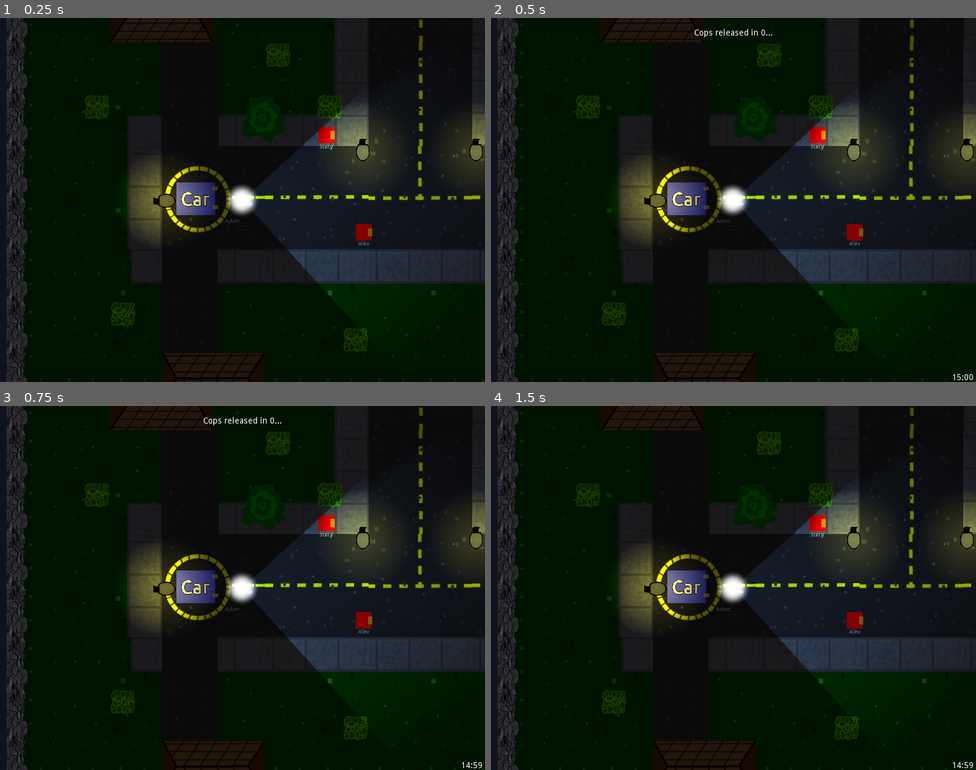
Above: before the commit, frames 1-4 (two rows, left to right).
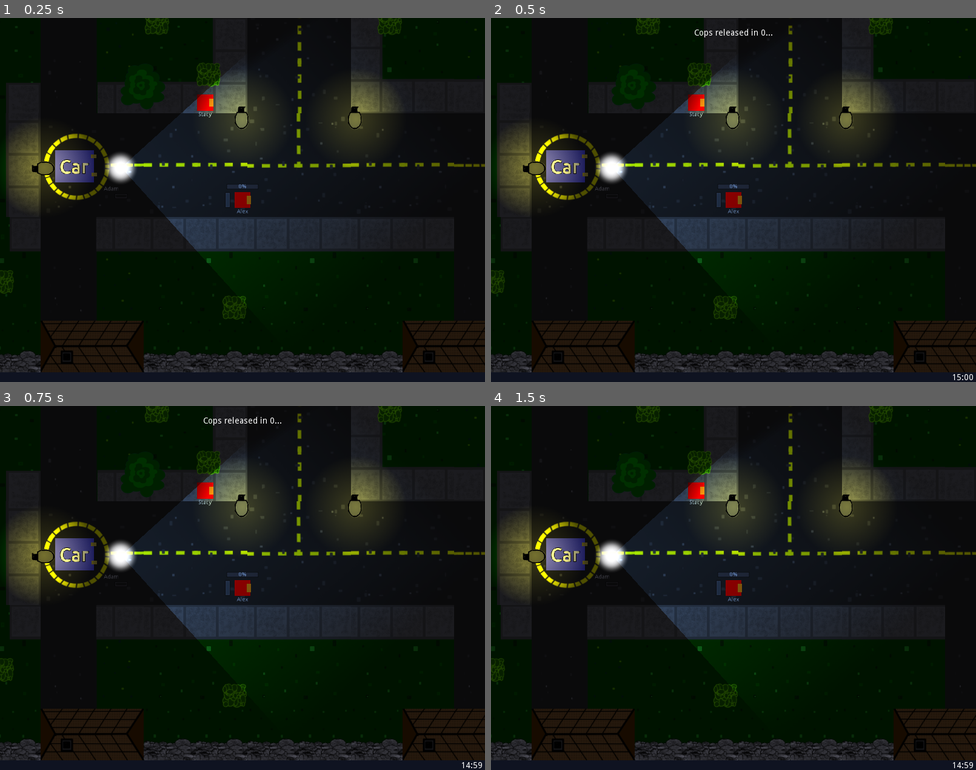
Above: after the commit, the same moments.

Repository: FugitiveTheGame/Fugitive
Game: Godot game, scene res://maps/map_01/Map_01_dev.tscn
The game is run twice, just before and just after one commit, with the same random seed, the same clock (stepped at 60 frames per second) and the same inputs. This scene is started directly instead of the project's main scene.
Inputs:
- Up to frame 1 (0.25 s): no input
- Up to frame 2 (0.5 s): no input
- Up to frame 3 (0.75 s): hold Right (ui_right) from 0.53 s (still down); hold E (use) from 0.53 s (still down)
- Up to frame 4 (1.5 s): tap Enter at 1.25 s; release Right (ui_right) at 1.28 s; release E (use) at 1.28 s; hold Down (ui_down) from 1.28 s (still down); tap H (car_horn) at 1.35 s

The runs differ from the first frame. In frame 1, 38% of the frame differs, in the area x 0-100%, y 0-100%; in frame 2, 38%; in frame 3, 38%; in frame 4, 38%.
Error in both runs: Assertion failed. (res://maps/map_01/Map_01_dev.gd:29)

Commit message:
Working on the motion sensor actor

Diff:
--- /dev/null
+++ b/actors/motion_sensor/MotionSensor.gd
@@ -0,0 +1,82 @@
+extends Node2D
+class_name MotionSensor
+
+const CONE_WIDTH = deg2rad(25.0)
+const CONE_OFFSET = deg2rad(90.0)
+const MAX_VISION_DISTANCE := 256.0
+const MIN_VISION_DISTANCE := 128.0
+const ALL_VISION_DISTANCE := 96.0
+
+onready var rayCaster := $RayCast2D
+
+var is_turned_on := true
+
+func _ready():
+	add_to_group(Groups.LIGHTS)
+
+func _on_MotionSensorArea_body_entered(body):
+	if is_turned_on and not $Light2D.enabled:
+		if get_tree().is_network_server():
+			trigger_light()
+			rpc('trigger_light')
+
+remote func trigger_light():
+	$Light2D.enabled = true
+	$LightTriggerAudio.play()
+	$AutoOffTimer.start()
+
+func process_hider(hider: Hider):
+	# Only process if this sensor is on, and the light is currently on
+	if not self.is_turned_on and not $Light2D.enabled:
+		return
+
+	# Cast a ray between the seeker and this hider
+	var look_vec = to_local(hider.global_position)
+	var distance = look_vec.length()
+
+	# Quick reject, ray casting is slightly expensive, don't do it if we don't have to
+	if distance <= MAX_VISION_DISTANCE:
+
+		rayCaster.cast_to = look_vec
+		rayCaster.force_raycast_update()
+
+		if(rayCaster.is_colliding()):
+
+			var bodySeen = rayCaster.get_collider()
+			# If the ray hits a wall or something else first, then this Hider is fully occluded
+			if(bodySeen == hider):
+				# If very close to the light, set full visible
+				if distance <= ALL_VISION_DISTANCE:
+					hider.update_visibility(1.0)
+				# Otherwise do normal visibility cone
+				else:
+					var look_angle = atan2(look_vec.y, look_vec.x) - CONE_OFFSET
+					if(look_angle < CONE_WIDTH and look_angle  > -CONE_WIDTH and distance <= MAX_VISION_DISTANCE):
+
+						# At a given distance, fade the hider out
+						var distance_visibility: float
+
+						# Hider is too far away, make invisible regardless of FOV visibility
+						if distance > MAX_VISION_DISTANCE:
+							distance_visibility = 0.0
+						# Hider is at the edge of distance visibility, calculate how close to the edge they are
+						elif distance > MIN_VISION_DISTANCE:
+							var x = distance - MIN_VISION_DISTANCE
+							distance_visibility = 1.0 - (x / (MAX_VISION_DISTANCE-MIN_VISION_DISTANCE))
+						# Hider is well with-in visible distance, we won't modify the FOV visibility at all
+						else:
+							distance_visibility = 1.0
+
+						# If hider is in the center of the FOV, they are fully visible
+						# otherwise, they will gradually fade out the further out to the edges
+						# of the FOV they are. Outside the FOV cone, they are invisible.
+						var fov_visibility = 1.0 - clamp(abs(look_angle / CONE_WIDTH), 0.0, 1.0)
+
+						# FOV visibility can be faded out if at edge of distance visibility
+						var percent_visible = fov_visibility * distance_visibility
+
+						percent_visible = clamp(percent_visible, 0.0, 1.0)
+						hider.update_visibility(percent_visible)
+
+func _on_AutoOffTimer_timeout():
+	$Light2D.enabled = false
--- /dev/null
+++ b/actors/motion_sensor/MotionSensor.tscn
@@ -0,0 +1,54 @@
+[gd_scene load_steps=5 format=2]
+
+[ext_resource path="res://actors/motion_sensor/MotionSensor.gd" type="Script" id=1]
+[ext_resource path="res://actors/motion_sensor/light.png" type="Texture" id=2]
+[ext_resource path="res://actors/motion_sensor/light.ogg" type="AudioStream" id=3]
+
+[sub_resource type="RectangleShape2D" id=1]
+extents = Vector2( 63.2073, 127.623 )
+
+[node name="MotionSensor" type="Node2D"]
+script = ExtResource( 1 )
+
+[node name="DebugRect" type="ColorRect" parent="."]
+visible = false
+margin_left = -10.0
+margin_right = 10.0
+margin_bottom = 20.0
+color = Color( 0.309804, 0.294118, 0.443137, 1 )
+__meta__ = {
+"_edit_use_anchors_": false
+}
+
+[node name="MotionSensorArea" type="Area2D" parent="."]
+collision_layer = 0
+collision_mask = 6
+
+[node name="CollisionShape2D" type="CollisionShape2D" parent="MotionSensorArea"]
+position = Vector2( 0, 128 )
+shape = SubResource( 1 )
+
+[node name="Light2D" type="Light2D" parent="."]
+position = Vector2( 0, 130 )
+enabled = false
+texture = ExtResource( 2 )
+energy = 1.5
+shadow_enabled = true
+shadow_gradient_length = 1.3
+shadow_filter = 3
+shadow_filter_smooth = 11.0
+
+[node name="RayCast2D" type="RayCast2D" parent="."]
+position = Vector2( 0, 10 )
+enabled = true
+collision_mask = 5
+
+[node name="AutoOffTimer" type="Timer" parent="."]
+wait_time = 15.0
+one_shot = true
+
+[node name="LightTriggerAudio" type="AudioStreamPlayer2D" parent="."]
+stream = ExtResource( 3 )
+max_distance = 1000.0
+[connection signal="body_entered" from="MotionSensorArea" to="." method="_on_MotionSensorArea_body_entered"]
+[connection signal="timeout" from="AutoOffTimer" to="." method="_on_AutoOffTimer_timeout"]
--- a/actors/seeker/Seeker.gd
+++ b/actors/seeker/Seeker.gd
@@ -37,72 +37,75 @@
 # Change the visibility of the Hider depending on if the
 # seeker can see them.
 func process_hider(hider: Hider):
-	# Cast a ray between the seeker and this hider
-	var look_vec = to_local(hider.global_position)
-	seeker_ray_caster.cast_to = look_vec
-	seeker_ray_caster.force_raycast_update()
 
-	# Calculate the angle of this ray from the cetner of the Seeker's FOV
-	var look_angle = atan2(look_vec.y, look_vec.x)
+	# Distance between Hider and Seeker
+	var distance = global_position.distance_to(hider.global_position)
 
-	# Only if ray is colliding. If it's not, and we try to do logic,
-	# wierd stuff happens
-	if(seeker_ray_caster.is_colliding()):
-		var bodySeen = seeker_ray_caster.get_collider()
+	# Quick reject
+	if distance <= MAX_DETECT_DISTANCE:
+		# Cast a ray between the seeker and this hider
+		var look_vec = to_local(hider.global_position)
+		seeker_ray_caster.cast_to = look_vec
+		seeker_ray_caster.force_raycast_update()
 
-		# If the ray hits a wall or something else first, then this Hider is fully occluded
-		if(bodySeen == hider):
-			# Distance between Hider and Seeker
-			var distance = global_position.distance_to(hider.global_position)
+		# Only if ray is colliding. If it's not, and we try to do logic,
+		# wierd stuff happens
+		if(seeker_ray_caster.is_colliding()):
+			var bodySeen = seeker_ray_caster.get_collider()
 
-			# To be detected, the Hider must be inside the Seeker's FOV cone.
-			#
-			# Some extra game logic for distance, should have to be some what close to "detect"
-			# the Hider for gameplay purposes
-			if(look_angle < CONE_WIDTH and look_angle  > -CONE_WIDTH and distance <= MAX_DETECT_DISTANCE):
+			# If the ray hits a wall or something else first, then this Hider is fully occluded
+			if(bodySeen == hider):
+				# Calculate the angle of this ray from the cetner of the Seeker's FOV
+				var look_angle = atan2(look_vec.y, look_vec.x)
 
-				# Don't allow capture while in a car, or while in a win zone
-				if self.car == null and (not is_in_winzone(hider)):
-					# Every client is running this part of the sim
-					# But only let the server actually dispatch this very important RPC
-					if not hider.frozen and get_tree().is_network_server():
-						hider.freeze()
-						rpc('record_capture')
+				# To be detected, the Hider must be inside the Seeker's FOV cone.
+				#
+				# Some extra game logic for distance, should have to be some what close to "detect"
+				# the Hider for gameplay purposes
+				if(look_angle < CONE_WIDTH and look_angle  > -CONE_WIDTH and distance <= MAX_DETECT_DISTANCE):
 
-			############################################
-			# Begin visibility calculations
-			############################################
+					# Don't allow capture while in a car, or while in a win zone
+					if self.car == null and (not is_in_winzone(hider)):
+						# Every client is running this part of the sim
+						# But only let the server actually dispatch this very important RPC
+						if not hider.frozen and get_tree().is_network_server():
+							hider.freeze()
+							rpc('record_capture')
 
-			# At a given distance, fade the hider out
-			var distance_visibility: float
+				############################################
+				# Begin visibility calculations
+				############################################
 
-			# Hider is too far away, make invisible regardless of FOV visibility
-			if distance > MAX_VISION_DISTANCE:
-				distance_visibility = 0.0
-			# Hider is at the edge of distance visibility, calculate how close to the edge they are
-			elif distance > MIN_VISION_DISTANCE:
-				var x = distance - MIN_VISION_DISTANCE
-				distance_visibility = 1.0 - (x / (MAX_VISION_DISTANCE-MIN_VISION_DISTANCE))
-			# Hider is well with-in visible distance, we won't modify the FOV visibility at all
-			else:
-				distance_visibility = 1.0
+				# At a given distance, fade the hider out
+				var distance_visibility: float
 
-			# If hider is in the center of Seeker's FOV, they are fully visible
-			# otherwise, they will gradually fade out the further out to the edges
-			# of the FOV they are. Outside the FOV cone, they are invisible.
-			var fov_visibility = 1.0 - clamp(abs(look_angle / CONE_WIDTH), 0.0, 1.0)
+				# Hider is too far away, make invisible regardless of FOV visibility
+				if distance > MAX_VISION_DISTANCE:
+					distance_visibility = 0.0
+				# Hider is at the edge of distance visibility, calculate how close to the edge they are
+				elif distance > MIN_VISION_DISTANCE:
+					var x = distance - MIN_VISION_DISTANCE
+					distance_visibility = 1.0 - (x / (MAX_VISION_DISTANCE-MIN_VISION_DISTANCE))
+				# Hider is well with-in visible distance, we won't modify the FOV visibility at all
+				else:
+					distance_visibility = 1.0
 
-			# FOV visibility can be faded out if at edge of distance visibility
-			var percent_visible = fov_visibility * distance_visibility
+				# If hider is in the center of Seeker's FOV, they are fully visible
+				# otherwise, they will gradually fade out the further out to the edges
+				# of the FOV they are. Outside the FOV cone, they are invisible.
+				var fov_visibility = 1.0 - clamp(abs(look_angle / CONE_WIDTH), 0.0, 1.0)
 
-			# If the hider is moving at all, make them a little visible
-			# regaurdless of FOV/Distance
-			if hider.is_moving_fast():
-				percent_visible += SPRINT_VISIBILITY_PENALTY
-			elif hider.is_moving():
-				percent_visible += MOVEMENT_VISIBILITY_PENALTY
-			percent_visible = clamp(percent_visible, 0.0, 1.0)
-			#print("visible: %f" % percent_visible)
+				# FOV visibility can be faded out if at edge of distance visibility
+				var percent_visible = fov_visibility * distance_visibility
 
-			# The hider's set visibility method will handle the visible effects of this
-			hider.update_visibility(percent_visible)
+				# If the hider is moving at all, make them a little visible
+				# regaurdless of FOV/Distance
+				if hider.is_moving_fast():
+					percent_visible += SPRINT_VISIBILITY_PENALTY
+				elif hider.is_moving():
+					percent_visible += MOVEMENT_VISIBILITY_PENALTY
+				percent_visible = clamp(percent_visible, 0.0, 1.0)
+				#print("visible: %f" % percent_visible)
+
+				# The hider's set visibility method will handle the visible effects of this
+				hider.update_visibility(percent_visible)
--- a/actors/street_light/StreetLight.gd
+++ b/actors/street_light/StreetLight.gd
@@ -3,7 +3,7 @@
 
 export (int) var illumination_range := 196
 
-onready var rayCaster := $RayCast2D
+onready var rayCaster := $StaticBody2D/RayCast2D
 
 func _ready():
 	add_to_group(Groups.LIGHTS)
@@ -14,7 +14,7 @@
 	var distance = lookVec.length()
 
 	# Quick reject, ray casting is slightly expensive, don't do it if we don't have to
-	if distance < illumination_range:
+	if distance <= illumination_range:
 		rayCaster.cast_to = lookVec
 		rayCaster.force_raycast_update()
 
--- a/actors/street_light/StreetLight.tscn
+++ b/actors/street_light/StreetLight.tscn
@@ -21,13 +21,14 @@
 shadow_filter = 3
 shadow_filter_smooth = 11.0
 
-[node name="RayCast2D" type="RayCast2D" parent="."]
-enabled = true
-collision_mask = 5
-
 [node name="StaticBody2D" type="StaticBody2D" parent="."]
 position = Vector2( 20, 0 )
 collision_mask = 0
 
 [node name="CollisionShape2D" type="CollisionShape2D" parent="StaticBody2D"]
 shape = SubResource( 1 )
+
+[node name="RayCast2D" type="RayCast2D" parent="StaticBody2D"]
+position = Vector2( -20, 0 )
+enabled = true
+collision_mask = 5
--- a/maps/map_01/Map_01.tscn
+++ b/maps/map_01/Map_01.tscn
@@ -8,6 +8,7 @@
 [ext_resource path="res://actors/car_wall/CarWall.tscn" type="PackedScene" id=6]
 [ext_resource path="res://actors/car/Car.tscn" type="PackedScene" id=7]
 [ext_resource path="res://actors/street_light/StreetLight.tscn" type="PackedScene" id=8]
+[ext_resource path="res://actors/motion_sensor/MotionSensor.tscn" type="PackedScene" id=9]
 
 [node name="base" instance=ExtResource( 1 )]
 script = ExtResource( 5 )
@@ -32,89 +33,96 @@
 format = 1
 tile_data = PoolIntArray( -4718581, -1073741824, 0, -4718558, -1073741824, 0, -4718557, -1073741824, 0, -4718540, -1073 …(3076 unchanged characters)…
 
-[node name="StreetLight" parent="map" index="3" instance=ExtResource( 8 )]
+[node name="StreetLights" type="Node2D" parent="map" index="3"]
+
+[node name="StreetLight" parent="map/StreetLights" index="0" instance=ExtResource( 8 )]
 position = Vector2( 500, 270 )
 rotation = -1.57079
 
-[node name="StreetLight22" parent="map" index="4" instance=ExtResource( 8 )]
+[node name="StreetLight22" parent="map/StreetLights" index="1" instance=ExtResource( 8 )]
 position = Vector2( 2040, -2920 )
 
-[node name="StreetLight19" parent="map" index="5" instance=ExtResource( 8 )]
+[node name="StreetLight19" parent="map/StreetLights" index="2" instance=ExtResource( 8 )]
 position = Vector2( 1270, 380 )
 
-[node name="StreetLight20" parent="map" index="6" instance=ExtResource( 8 )]
+[node name="StreetLight20" parent="map/StreetLights" index="3" instance=ExtResource( 8 )]
 position = Vector2( 780, 270 )
 rotation = -1.57079
 
-[node name="StreetLight21" parent="map" index="7" instance=ExtResource( 8 )]
+[node name="StreetLight21" parent="map/StreetLights" index="4" instance=ExtResource( 8 )]
 position = Vector2( 10, 390 )
 rotation = -3.14159
 
-[node name="StreetLight2" parent="map" index="8" instance=ExtResource( 8 )]
+[node name="StreetLight2" parent="map/StreetLights" index="5" instance=ExtResource( 8 )]
 position = Vector2( 760, -1520 )
 
-[node name="StreetLight14" parent="map" index="9" instance=ExtResource( 8 )]
+[node name="StreetLight14" parent="map/StreetLights" index="6" instance=ExtResource( 8 )]
 position = Vector2( 10, -4340 )
 rotation = 3.14159
 
-[node name="StreetLight15" parent="map" index="10" instance=ExtResource( 8 )]
+[node name="StreetLight15" parent="map/StreetLights" index="7" instance=ExtResource( 8 )]
 position = Vector2( 4110, -4080 )
 rotation = 3.14159
 
-[node name="StreetLight16" parent="map" index="11" instance=ExtResource( 8 )]
+[node name="StreetLight16" parent="map/StreetLights" index="8" instance=ExtResource( 8 )]
 position = Vector2( 2060, -4110 )
 rotation = 1.57079
 
-[node name="StreetLight17" parent="map" index="12" instance=ExtResource( 8 )]
+[node name="StreetLight17" parent="map/StreetLights" index="9" instance=ExtResource( 8 )]
 position = Vector2( 1800, -2920 )
 rotation = 3.14159
 
-[node name="StreetLight18" parent="map" index="13" instance=ExtResource( 8 )]
+[node name="StreetLight18" parent="map/StreetLights" index="10" instance=ExtResource( 8 )]
 position = Vector2( 2030, -1550 )
 rotation = 1.57079
 
-[node name="StreetLight3" parent="map" index="14" instance=ExtResource( 8 )]
+[node name="StreetLight3" parent="map/StreetLights" index="11" instance=ExtResource( 8 )]
 position = Vector2( 4070, 30 )
 rotation = -1.57079
 
-[node name="StreetLight4" parent="map" index="15" instance=ExtResource( 8 )]
+[node name="StreetLight4" parent="map/StreetLights" index="12" instance=ExtResource( 8 )]
 position = Vector2( 3870, 30 )
 rotation = -1.57079
 
-[node name="StreetLight5" parent="map" index="16" instance=ExtResource( 8 )]
+[node name="StreetLight5" parent="map/StreetLights" index="13" instance=ExtResource( 8 )]
 position = Vector2( 4580, 30 )
 rotation = -1.57079
 
-[node name="StreetLight12" parent="map" index="17" instance=ExtResource( 8 )]
+[node name="StreetLight12" parent="map/StreetLights" index="14" instance=ExtResource( 8 )]
 position = Vector2( 4340, -240 )
 
-[node name="StreetLight13" parent="map" index="18" instance=ExtResource( 8 )]
+[node name="StreetLight13" parent="map/StreetLights" index="15" instance=ExtResource( 8 )]
 position = Vector2( 4110, -240 )
 rotation = 3.14159
 
-[node name="StreetLight6" parent="map" index="19" instance=ExtResource( 8 )]
+[node name="StreetLight6" parent="map/StreetLights" index="16" instance=ExtResource( 8 )]
 position = Vector2( 4380, 30 )
 rotation = -1.57079
 
-[node name="StreetLight10" parent="map" index="20" instance=ExtResource( 8 )]
+[node name="StreetLight10" parent="map/StreetLights" index="17" instance=ExtResource( 8 )]
 position = Vector2( 4072, 232 )
-rotation = -4.71238
+rotation = 1.57081
 
-[node name="StreetLight9" parent="map" index="21" instance=ExtResource( 8 )]
+[node name="StreetLight9" parent="map/StreetLights" index="18" instance=ExtResource( 8 )]
 position = Vector2( 3872, 232 )
-rotation = -4.71238
+rotation = 1.57081
 
-[node name="StreetLight8" parent="map" index="22" instance=ExtResource( 8 )]
+[node name="StreetLight8" parent="map/StreetLights" index="19" instance=ExtResource( 8 )]
 position = Vector2( 4582, 232 )
-rotation = -4.71238
+rotation = 1.57081
 
-[node name="StreetLight7" parent="map" index="23" instance=ExtResource( 8 )]
+[node name="StreetLight7" parent="map/StreetLights" index="20" instance=ExtResource( 8 )]
 position = Vector2( 4382, 232 )
-rotation = -4.71238
+rotation = 1.57081
 
-[node name="StreetLight11" parent="map" index="24" instance=ExtResource( 8 )]
+[node name="StreetLight11" parent="map/StreetLights" index="21" instance=ExtResource( 8 )]
 position = Vector2( 4220, 230 )
-rotation = -4.71238
+rotation = 1.57081
+
+[node name="MotionLights" type="Node2D" parent="map" index="4"]
+
+[node name="MotionSensor" parent="map/MotionLights" index="0" instance=ExtResource( 9 )]
+position = Vector2( 70, 0 )
 
 [node name="Seeker1" parent="PlayerSpawns" index="0"]
 position = Vector2( 90, 240 )
--- a/maps/map_01/Map_01_dev.gd
+++ b/maps/map_01/Map_01_dev.gd
@@ -3,7 +3,7 @@
 func _ready():
 	#._ready() # We want to override ready and NOT call the base impl!
 	# Change this to false to play as a Hider
-	var be_seeker := true
+	var be_seeker := false
 
 	var playerData = PlayerLobbyData.new()
 	Network.players[1] = playerData
--- a/maps/tilesets/neighborhood/ground.tres
+++ b/maps/tilesets/neighborhood/ground.tres
@@ -13,98 +13,98 @@
 [ext_resource path="res://maps/tilesets/neighborhood/sidewalk_corner_inner.png" type="Texture" id=11]
 [ext_resource path="res://maps/tilesets/neighborhood/driveway_00b.png" type="Texture" id=12]
 
-[sub_resource type="NavigationPolygon" id=24]
-vertices = PoolVector2Array( 0, 0, 256, 0, 256, 256, 0, 256 )
-polygons = [ PoolIntArray( 0, 1, 2, 3 ) ]
-
-[sub_resource type="NavigationPolygon" id=25]
-vertices = PoolVector2Array( 0, 0, 256, 0, 256, 256, 0, 256 )
-polygons = [ PoolIntArray( 0, 1, 2, 3 ) ]
-
-[sub_resource type="NavigationPolygon" id=26]
-vertices = PoolVector2Array( 0, 0, 256, 0, 256, 256, 0, 256 )
-polygons = [ PoolIntArray( 0, 1, 2, 3 ) ]
-
-[sub_resource type="NavigationPolygon" id=27]
-vertices = PoolVector2Array( 0, 0, 256, 0, 256, 256, 0, 256 )
-polygons = [ PoolIntArray( 0, 1, 2, 3 ) ]
-
-[sub_resource type="NavigationPolygon" id=28]
-vertices = PoolVector2Array( 0, 0, 256, 0, 256, 256, 0, 256 )
-polygons = [ PoolIntArray( 0, 1, 2, 3 ) ]
-
 [sub_resource type="NavigationPolygon" id=1]
 vertices = PoolVector2Array( 0, 0, 256, 0, 256, 256, 0, 256 )
 polygons = [ PoolIntArray( 0, 1, 2, 3 ) ]
 
-[sub_resource type="ConvexPolygonShape2D" id=2]
+[sub_resource type="NavigationPolygon" id=2]
+vertices = PoolVector2Array( 0, 0, 256, 0, 256, 256, 0, 256 )
+polygons = [ PoolIntArray( 0, 1, 2, 3 ) ]
+
+[sub_resource type="NavigationPolygon" id=3]
+vertices = PoolVector2Array( 0, 0, 256, 0, 256, 256, 0, 256 )
+polygons = [ PoolIntArray( 0, 1, 2, 3 ) ]
+
+[sub_resource type="NavigationPolygon" id=4]
+vertices = PoolVector2Array( 0, 0, 256, 0, 256, 256, 0, 256 )
+polygons = [ PoolIntArray( 0, 1, 2, 3 ) ]
+
+[sub_resource type="NavigationPolygon" id=5]
+vertices = PoolVector2Array( 0, 0, 256, 0, 256, 256, 0, 256 )
+polygons = [ PoolIntArray( 0, 1, 2, 3 ) ]
+
+[sub_resource type="NavigationPolygon" id=6]
+vertices = PoolVector2Array( 0, 0, 256, 0, 256, 256, 0, 256 )
+polygons = [ PoolIntArray( 0, 1, 2, 3 ) ]
+
+[sub_resource type="ConvexPolygonShape2D" id=7]
 points = PoolVector2Array( 256, 0, 256, 256, 224, 256, 224, 32, 0, 32, 0, 0 )
 
-[sub_resource type="ConvexPolygonShape2D" id=3]
+[sub_resource type="ConvexPolygonShape2D" id=8]
 points = PoolVector2Array( 0, 224, 32, 224, 32, 256, 0, 256 )
 
-[sub_resource type="NavigationPolygon" id=4]
-vertices = PoolVector2Array( 0, 0, 256, 0, 256, 256, 0, 256 )
-polygons = [ PoolIntArray( 0, 1, 2, 3 ) ]
-
-[sub_resource type="ConvexPolygonShape2D" id=5]
+[sub_resource type="NavigationPolygon" id=9]
+vertices = PoolVector2Array( 0, 0, 256, 0, 256, 256, 0, 256 )
+polygons = [ PoolIntArray( 0, 1, 2, 3 ) ]
+
+[sub_resource type="ConvexPolygonShape2D" id=10]
 points = PoolVector2Array( 32, 0, 32, 32, 0, 32, 0, 0 )
 
-[sub_resource type="ConvexPolygonShape2D" id=6]
+[sub_resource type="ConvexPolygonShape2D" id=11]
 points = PoolVector2Array( 32, 224, 32, 256, 0, 256, 0, 224 )
 
-[sub_resource type="ConvexPolygonShape2D" id=7]
+[sub_resource type="ConvexPolygonShape2D" id=12]
 points = PoolVector2Array( 224, 0, 256, 0, 256, 256, 224, 256 )
 
-[sub_resource type="NavigationPolygon" id=8]
+[sub_resource type="NavigationPolygon" id=13]
 vertices = PoolVector2Array( 0, 32, 224, 32, 224, 256, 32, 256, 32, 224, 0, 224 )
 polygons = [ PoolIntArray( 0, 1, 2, 3, 4, 5 ) ]
 
-[sub_resource type="ConvexPolygonShape2D" id=9]
+[sub_resource type="ConvexPolygonShape2D" id=14]
 points = PoolVector2Array( 0, 224, 32, 224, 32, 256, 0, 256 )
 
-[sub_resource type="ConvexPolygonShape2D" id=10]
+[sub_resource type="ConvexPolygonShape2D" id=15]
 points = PoolVector2Array( 0, 0, 256, 0, 256, 256, 224, 256, 224, 32, 0, 32 )
 
-[sub_resource type="NavigationPolygon" id=11]
-vertices = PoolVector2Array( 0, 0, 256, 0, 256, 256, 0, 256 )
-polygons = [ PoolIntArray( 0, 1, 2, 3 ) ]
-
-[sub_resource type="ConvexPolygonShape2D" id=12]
+[sub_resource type="NavigationPolygon" id=16]
+vertices = PoolVector2Array( 0, 0, 256, 0, 256, 256, 0, 256 )
+polygons = [ PoolIntArray( 0, 1, 2, 3 ) ]
+
+[sub_resource type="ConvexPolygonShape2D" id=17]
 points = PoolVector2Array( 0, 0, 32, 0, 32, 32, 0, 32 )
 
-[sub_resource type="ConvexPolygonShape2D" id=13]
+[sub_resource type="ConvexPolygonShape2D" id=18]
 points = PoolVector2Array( 224, 0, 256, 0, 256, 32, 224, 32 )
 
-[sub_resource type="ConvexPolygonShape2D" id=14]
+[sub_resource type="ConvexPolygonShape2D" id=19]
 points = PoolVector2Array( 224, 224, 256, 224, 256, 256, 224, 256 )
 
-[sub_resource type="ConvexPolygonShape2D" id=15]
+[sub_resource type="ConvexPolygonShape2D" id=20]
 points = PoolVector2Array( 0, 224, 32, 224, 32, 256, 0, 256 )
 
-[sub_resource type="NavigationPolygon" id=16]
-vertices = PoolVector2Array( 0, 0, 256, 0, 256, 256, 0, 256 )
-polygons = [ PoolIntArray( 0, 1, 2, 3 ) ]
-
-[sub_resource type="ConvexPolygonShape2D" id=17]
+[sub_resource type="NavigationPolygon" id=21]
+vertices = PoolVector2Array( 0, 0, 256, 0, 256, 256, 0, 256 )
+polygons = [ PoolIntArray( 0, 1, 2, 3 ) ]
+
+[sub_resource type="ConvexPolygonShape2D" id=22]
 points = PoolVector2Array( 0, 0, 32, 0, 32, 256, 0, 256 )
 
-[sub_resource type="ConvexPolygonShape2D" id=18]
+[sub_resource type="ConvexPolygonShape2D" id=23]
 points = PoolVector2Array( 224, 0, 256, 0, 256, 256, 224, 256 )
 
-[sub_resource type="NavigationPolygon" id=19]
-vertices = PoolVector2Array( 0, 0, 256, 0, 256, 256, 0, 256 )
-polygons = [ PoolIntArray( 0, 1, 2, 3 ) ]
-
-[sub_resource type="NavigationPolygon" id=20]
-vertices = PoolVector2Array( 0, 0, 256, 0, 256, 256, 0, 256 )
-polygons = [ PoolIntArray( 0, 1, 2, 3 ) ]
-
-[sub_resource type="NavigationPolygon" id=21]
-vertices = PoolVector2Array( 0, 0, 256, 0, 256, 256, 0, 256 )
-polygons = [ PoolIntArray( 0, 1, 2, 3 ) ]
-
-[sub_resource type="ConvexPolygonShape2D" id=22]
+[sub_resource type="NavigationPolygon" id=24]
+vertices = PoolVector2Array( 0, 0, 256, 0, 256, 256, 0, 256 )
+polygons = [ PoolIntArray( 0, 1, 2, 3 ) ]
+
+[sub_resource type="NavigationPolygon" id=25]
+vertices = PoolVector2Array( 0, 0, 256, 0, 256, 256, 0, 256 )
+polygons = [ PoolIntArray( 0, 1, 2, 3 ) ]
+
+[sub_resource type="NavigationPolygon" id=26]
+vertices = PoolVector2Array( 0, 0, 256, 0, 256, 256, 0, 256 )
+polygons = [ PoolIntArray( 0, 1, 2, 3 ) ]
+
+[sub_resource type="ConvexPolygonShape2D" id=27]
 points = PoolVector2Array( 0, 0, 256, 0, 256, 256, 224, 256, 224, 32, 32, 32, 32, 256, 0, 256 )
 
 [resource]
--- a/project.godot
+++ b/project.godot
@@ -18,6 +18,11 @@
 "class": "Hider",
 "language": "GDScript",
 "path": "res://actors/hider/Hider.gd"
+}, {
+"base": "Node2D",
+"class": "MotionSensor",
+"language": "GDScript",
+"path": "res://actors/motion_sensor/MotionSensor.gd"
 }, {
 "base": "KinematicBody2D",
 "class": "Player",
@@ -47,6 +52,7 @@
 _global_script_class_icons={
 "Car": "",
 "Hider": "",
+"MotionSensor": "",
 "Player": "",
 "PlayerLobbyData": "",
 "Seeker": "",
Not shown, added: actors/motion_sensor/light.ogg.import
Binary file added: actors/motion_sensor/light.png
Not shown, added: actors/motion_sensor/light.png.import
Not shown: 1 places in maps/map_01/Map_01.tscn that only renumber resources
Not shown: 13 places in maps/tilesets/neighborhood/ground.tres that only renumber resources
Not shown, added: actors/motion_sensor/light.ogg
